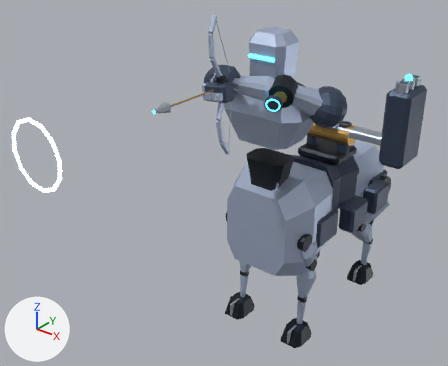
What one commit did to the Blender file out/combat_reference/s06/s06.blend.
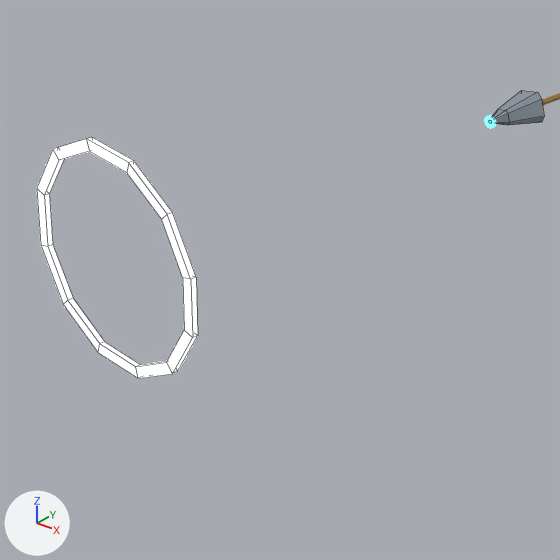
The first picture shows the older version from a 50 mm lens placed at (5.06, -8.78, 7.12), pointed at (-0.51, -1.81, 2.8). The close-ups show the older and then the newer version on the part from 0% to 39% of the width and 20% to 68% of the height of that picture. Only the edits that show in the close-ups are written down. The lights are fixed; the arrows at lower left show +X, +Y and +Z. Both versions are drawn at frame 22 of the action 's06:light:fx_light_wake'; the numbers are the values there. The close-ups show mesh edges as thin lines.

Before the edit, the objects in view are built like this:
```python
me_combat_compression_annulus = bpy.data.meshes.new('Combat compression annulus')
me_combat_compression_annulus.from_pydata(...)  # 48 vertices, 48 faces; spans x -0.515..0.515, y -0.013..0.013, z -0.515..0.515
me_combat_compression_annulus.materials.append(mat_fx_accent)  # blue #cfd6ff, glowing blue #cfd6ff
me_forward_arrowhead = bpy.data.meshes.new('Forward arrowhead')
me_forward_arrowhead.from_pydata(...)  # 24 vertices, 18 faces; spans x -0.06..0.06, y -0.06..0.06, z 0.0..0.23
me_forward_arrowhead.materials.append(mat_steel)  # light grey #b1bcc7
ob_combat_compression_annulus = bpy.data.objects.new('Combat compression annulus', me_combat_compression_annulus)
ob_combat_compression_annulus.parent = ob_fx_light_wake
ob_combat_compression_annulus.location = (0.0, 0.0, 0.0)
ob_forward_arrowhead = bpy.data.objects.new('Forward arrowhead', me_forward_arrowhead)
ob_forward_arrowhead.parent = ob_gun_recoil
ob_forward_arrowhead.location = (0.0, -1.32, 0.0)
ob_forward_arrowhead.rotation_euler = (1.571, 0.0, 0.0)  # degrees (90, 0, 0)
ob_fx_light_wake = bpy.data.objects.new('fx_light_wake', None)
ob_fx_light_wake.parent = ob_light_muzzle
ob_fx_light_wake.location = (0.0, -1.705, 0.0)
ob_fx_light_wake.scale = (0.789, 0.789, 0.789)
```
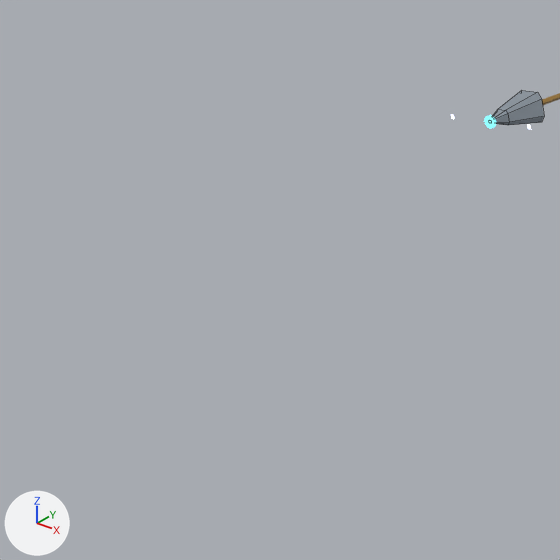
ob_fx_light_wake is not drawn itself; it is the parent of ob_combat_compression_annulus.

What differs and where, as boxes (x1, y1, x2, y2) in the close-ups (560 x 560 px):
'Combat compression annulus', deleted: before (37, 137, 198, 378)

The change in detail:
Mesh me_collapsing_capacitor_bracket_001 is new.
It is a box spanning x -0.019..0.019, y -0.257..0.257, z -0.019..0.019.
It uses material mat_fx_accent (blue #cfd6ff, glowing blue #cfd6ff).
Object 'fx_light_wake' (ob_fx_light_wake) moves from (0.0, -1.705, 0.0) to (0.0, 0.0, 0.0).
Object 'fx_light_wake' (ob_fx_light_wake) is rescaled from (0.789, 0.789, 0.789) to (0.4, 0.0347, 0.0347).
Object 'Combat compression annulus' (ob_combat_compression_annulus) is deleted.
Object 'Collapsing capacitor bracket.001' (ob_collapsing_capacitor_bracket_001) is new; it shows me_collapsing_capacitor_bracket_001.
Its parent is ob_fx_light_wake.
Its location is (0.515, 0.0, 0.0).
Its rotation in degrees is (-90, 0, 0).
Object 'Collapsing capacitor bracket' (ob_collapsing_capacitor_bracket) is new; it shows a copy of me_collapsing_capacitor_bracket_001.
Its parent is ob_fx_light_wake.
Its location is (-0.515, 0.0, 0.0).
Its rotation in degrees is (-90, 0, 0).
